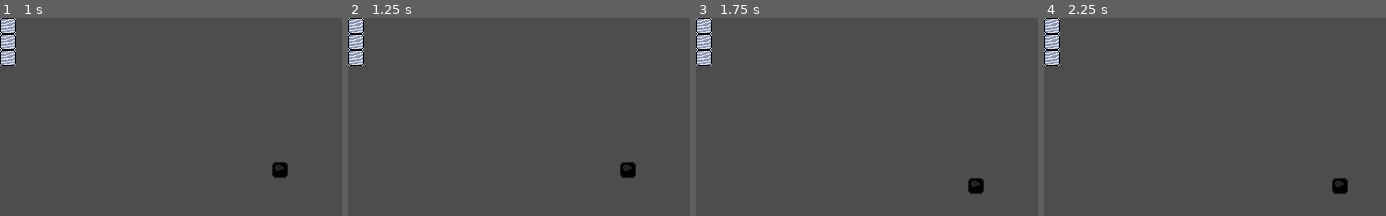
Above: before the commit, frames 1-4 (left to right).
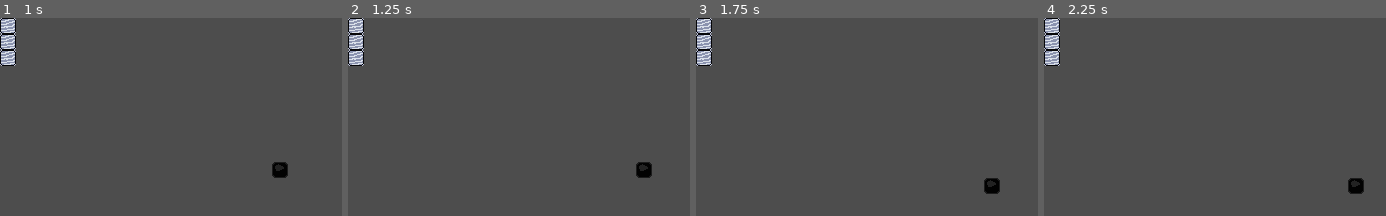
Above: after the commit, the same moments.

Repository: MuDotGen/SnakeFromMemory
Game: Godot game, scene res://scenes/World.tscn
Two runs of this game, one before a commit and one after it. Both use one fixed random seed, a clock stepped at 60 frames per second and the inputs below.
Inputs:
- Up to frame 1 (1 s): tap Enter at 0.5 s; hold Right (ui_right) from 0.53 s (still down)
- Up to frame 2 (1.25 s): keep holding Right (ui_right)
- Up to frame 3 (1.75 s): release Right (ui_right) at 1.28 s; hold Down (ui_down) from 1.28 s (still down)
- Up to frame 4 (2.25 s): tap Space at 2 s; release Down (ui_down) at 2.03 s; hold Right (ui_right) from 2.03 s (still down)

Frame 1 is identical in both runs. In frame 2, 0.7% of the frame differs, in the area x 79-89%, y 72-81%; in frame 3, 0.7%; in frame 4, 0.7%.

Commit message:
Snake Movement Working

Diff:
--- a/Project/scenes/Player.tscn
+++ b/Project/scenes/Player.tscn
@@ -49,6 +49,7 @@
 [node name="MovingMoveState" type="Node" parent="MoveStateMachine" node_paths=PackedStringArray("player")]
 script = ExtResource("5_bi073")
 player = NodePath("../..")
+movement_interval = 0.5
 
 [node name="PausedMoveState" type="Node" parent="MoveStateMachine"]
 script = ExtResource("6_7dcsv")
--- a/Project/scripts/state/MovingMoveState.gd
+++ b/Project/scripts/state/MovingMoveState.gd
@@ -2,37 +2,54 @@
 extends State
 
 @export var player: Player
+@export var movement_interval: float = 1 # In seconds
 
-var input_times: int = 0
+var movement_clock: Timer
+
+func _ready():
+	movement_clock = Timer.new()
+	add_child(movement_clock)
+	movement_clock.one_shot = true
+	movement_clock.autostart = false
+	movement_clock.timeout.connect(_on_movement_tick_timeout)
 
 func Enter():
 	print("Transitioned to Moving State")
-	_move(player.current_direction)
+	_move() # Move immediately first time
+	_tick_movement_clock()
 	pass
+
+func Exit():
+	print("Exiting MovingMoveState")
+	movement_clock.stop()
 
 func Handle_input(event: InputEvent) -> void:
 	if event.is_action_pressed("ui_up"):
 		# Move up
-		_move(GridUtility.DIRECTIONS.UP)
+		_change_direction(GridUtility.DIRECTIONS.UP)
 	elif event.is_action_pressed("ui_down"):
 		# Move down
-		_move(GridUtility.DIRECTIONS.DOWN)
+		_change_direction(GridUtility.DIRECTIONS.DOWN)
 	elif event.is_action_pressed("ui_left"):
 		# Move left
-		_move(GridUtility.DIRECTIONS.LEFT)
+		_change_direction(GridUtility.DIRECTIONS.LEFT)
 	elif event.is_action_pressed("ui_right"):
 		# Move right
-		_move(GridUtility.DIRECTIONS.RIGHT)
+		_change_direction(GridUtility.DIRECTIONS.RIGHT)
 
-func Exit():
-	print("Exiting MovingMoveState")
-	input_times = 0
+func _change_direction(direction: Vector2):
+	player.current_direction = direction
+	transitioned.emit("MovingMoveState")
 
-func _move(direction: Vector2):
-	player.current_direction = direction
+func _move():
 	var new_position: Vector2 = player.grid_position + player.current_direction
 	player.grid_position = new_position
 
-	input_times += 1
-	if input_times > 5:
-		transitioned.emit("PausedMoveState")
+func _tick_movement_clock():
+	movement_clock.stop()
+	movement_clock.wait_time = movement_interval
+	movement_clock.start()
+
+func _on_movement_tick_timeout():
+	_move() # Move
+	_tick_movement_clock() # And start another tick
--- a/Project/scripts/state/PausedMoveState.gd
+++ b/Project/scripts/state/PausedMoveState.gd
@@ -1,31 +1,31 @@
 class_name PausedMoveState
 extends State
 
-var timer: Timer
-
-func Enter():
-	print("Transitioned to Paused State")
-	timer = Timer.new()
-	add_child(timer)
-	timer.wait_time = 8 # 8 seconds
-	timer.one_shot = true
-
-	timer.timeout.connect(_on_Timer_timeout)
-
-	# Start the timer
-	timer.start()
-	print("Started timer for 8 seconds")
-
-func Exit():
-	print("Exiting PausedMoveState")
-	if timer:
-		print("Removing Timer")
-		timer.queue_free() # This will remove the Timer node safely
-	pass
-
-
-func _on_Timer_timeout():
-	print("Timer finished!")
-
-	# Do your timeout logic here
-	transitioned.emit("IdleMoveState")
+#var timer: Timer
+#
+#func Enter():
+	#print("Transitioned to Paused State")
+	#timer = Timer.new()
+	#add_child(timer)
+	#timer.wait_time = 8 # 8 seconds
+	#timer.one_shot = true
+	#
+	#timer.timeout.connect(_on_Timer_timeout)
+	#
+	## Start the timer
+	#timer.start()
+	#print("Started timer for 8 seconds")
+#
+#func Exit():
+	#print("Exiting PausedMoveState")
+	#if timer:
+		#print("Removing Timer")
+		#timer.queue_free() # This will remove the Timer node safely
+	#pass
+	#
+#
+#func _on_Timer_timeout():
+	#print("Timer finished!")
+	#
+	## Do your timeout logic here
+	#transitioned.emit("IdleMoveState")
